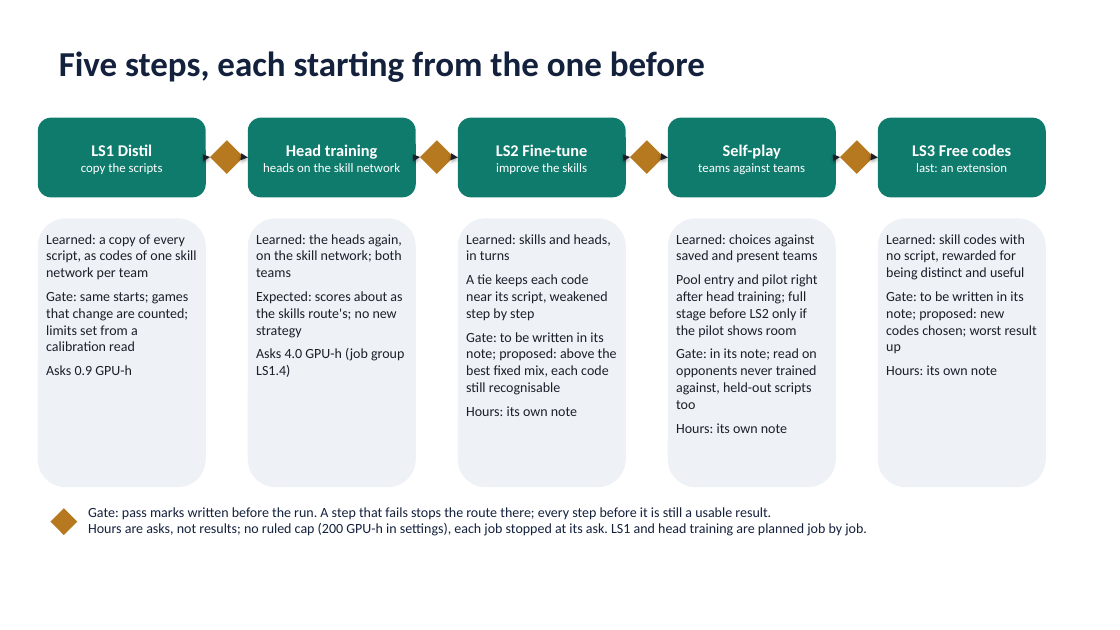
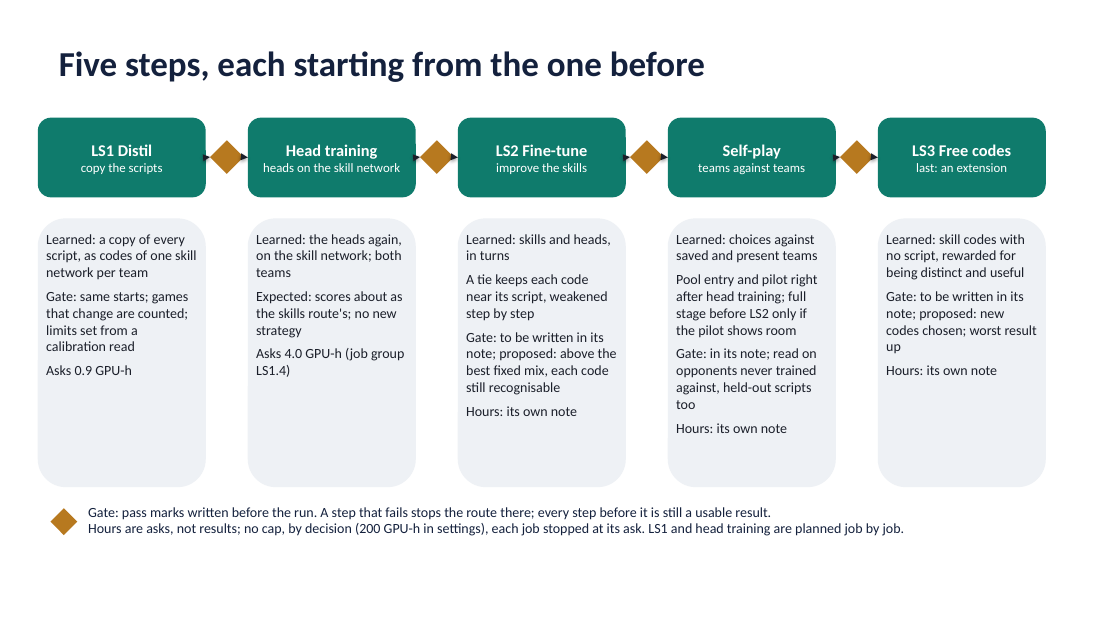
Before and after one commit to AI-DA-STC/AirStack-starling-max2, a slide deck: slide 4 of svg_training/ste_learning/figures/learned_skills_route.pptx. Drawn at 1120x630 pixels with LibreOffice and Linux fonts; fonts in the diff are those of the drawing. Boxes give left, top, right and bottom in pixels: in the first picture for what was removed or moved away, otherwise in the second. Text is boxed around its words. In the diff, an @@ line names an element or a change of style, - is before the commit and + after.

```diff
--- a/svg_training/ste_learning/figures/learned_skills_route.pptx
+++ b/svg_training/ste_learning/figures/learned_skills_route.pptx
@@ text at (x1=88, y1=523, x2=905, y2=536): text changed @@
-Hours are asks, not results; no ruled cap (200 GPU-h in settings), each job stopped at its ask. LS1 and head training are planned job by job.
+Hours are asks, not results; no cap, by decision (200 GPU-h in settings), each job stopped at its ask. LS1 and head training are planned job by job.
```
Also in this commit, not shown: 1 other slide changed, 3 other files.
